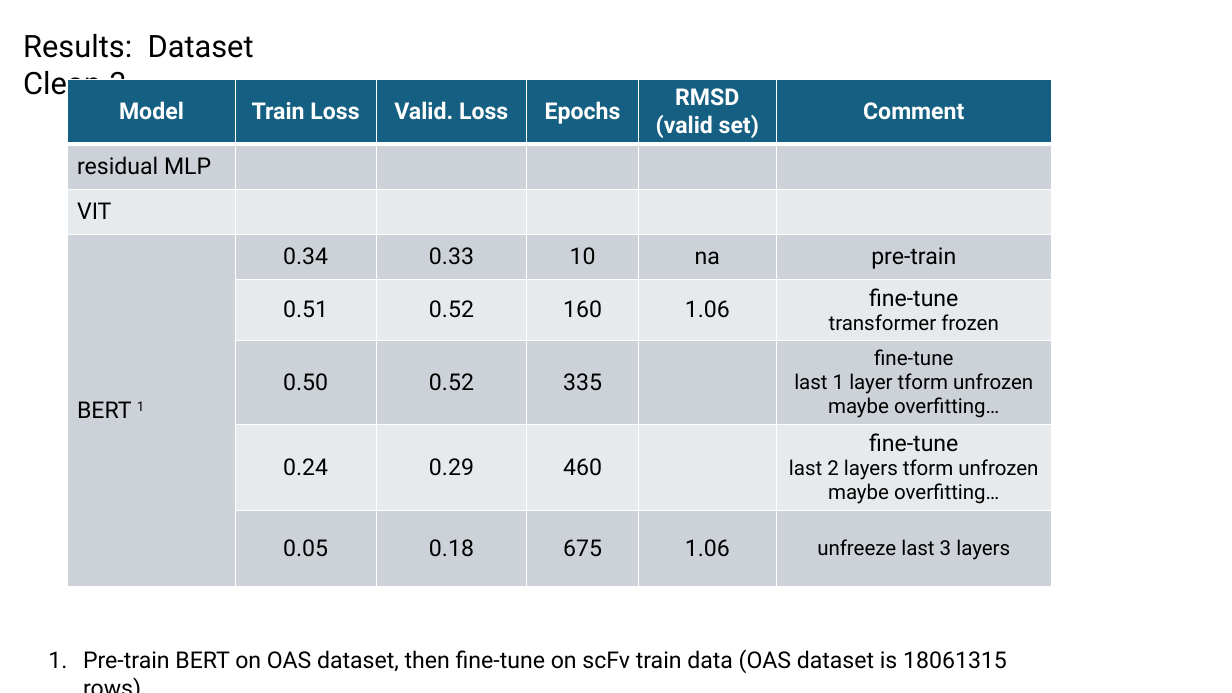
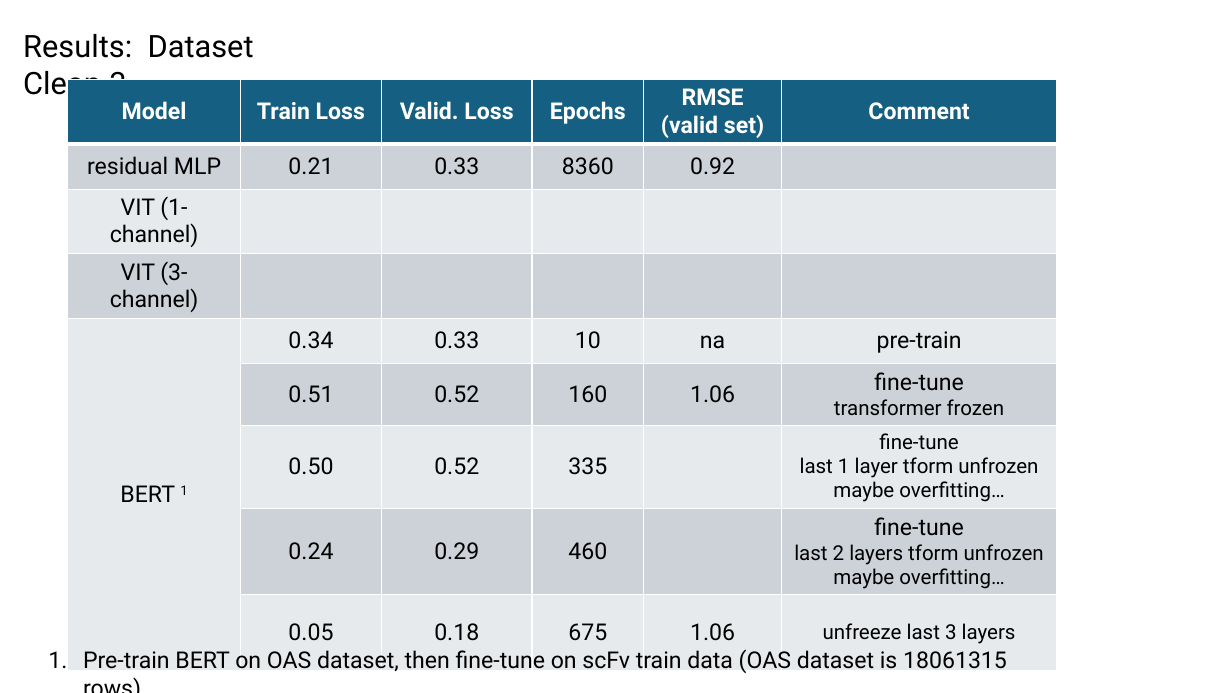
Before and after one commit to planaria158/BERT-antibody-antigen-binding-energy, a slide deck: slide 15 of Homework-aAlphaBio.pptx. Drawn at 1232x693 pixels with LibreOffice and Linux fonts; fonts in the diff are those of the drawing. Boxes give left, top, right and bottom in pixels: in the first picture for what was removed or moved away, otherwise in the second. Text is boxed around its words. In the diff, an @@ line names an element or a change of style, - is before the commit and + after.

Commit message:
slide deck

```diff
--- a/Homework-aAlphaBio.pptx
+++ b/Homework-aAlphaBio.pptx
@@ table at [67,79,1057,648] @@
-row 1: Model | Train Loss | Valid. Loss | Epochs | RMSD / (valid set) | Comment
-row 2: residual MLP |  |  |  |  | 
-row 3: VIT |  |  |  |  | 
+row 1: Model | Train Loss | Valid. Loss | Epochs | RMSE / (valid set) | Comment
+row 2: residual MLP | 0.21 | 0.33 | 8360 | 0.92 | 
+row 3: VIT (1-channel) |  |  |  |  | 
+row 4: VIT (3-channel) |  |  |  |  | 
@@ table: place and size @@
-table at [67,79,1052,587]
+table at [67,79,1057,648]
```
Also in this commit, not shown: 4 other slides changed.
